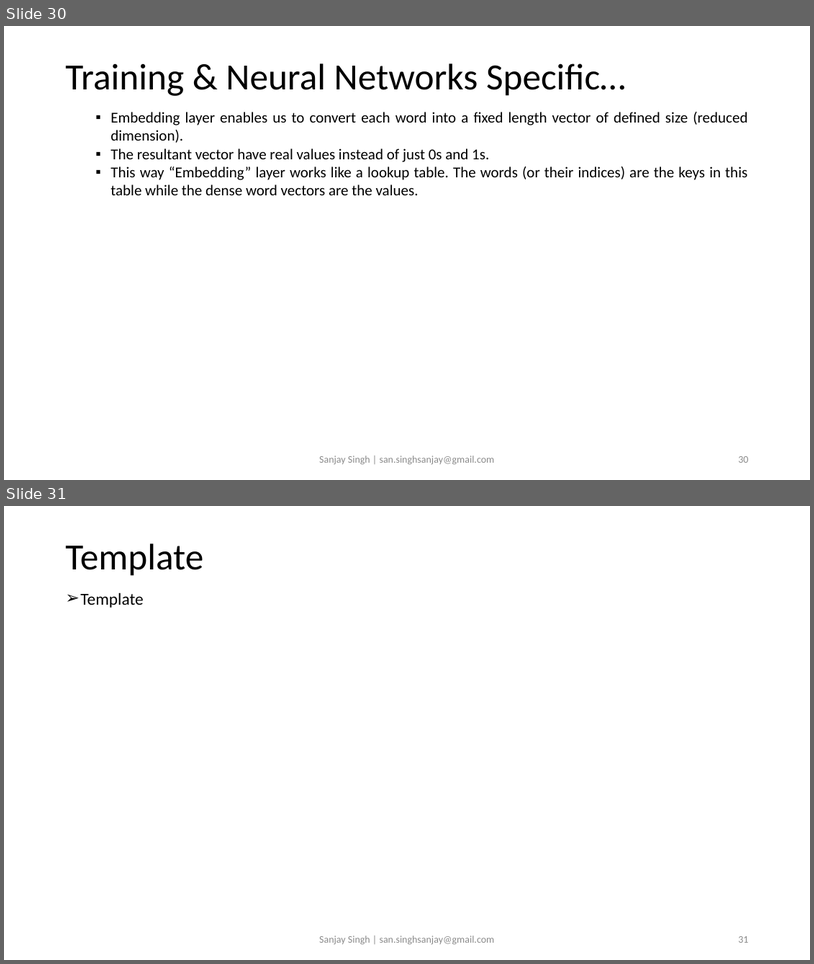
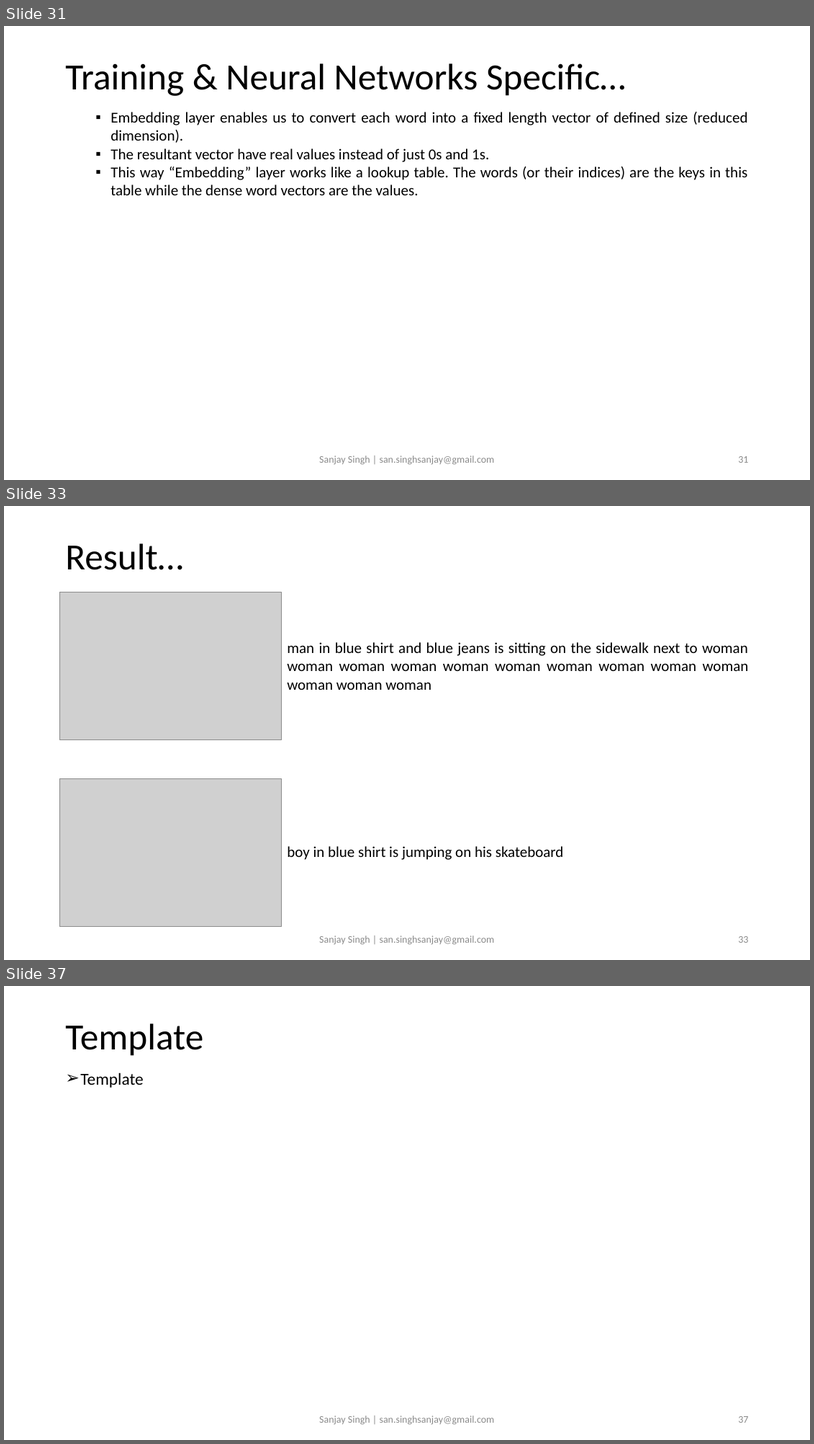
Before and after one commit to sansinghsanjay/Flickr8k_ImageCaptioning, a slide deck: readme.pptx. Shown one above the other, each under a label of ours: slides 30 and 31 before the commit, slides 31, 33 and 37 after it; the slides between them are not shown. The pictures are 814x964 and 814x1444 pixels, drawn with LibreOffice and Linux fonts; fonts in the diff are those of the drawing; grey boxes stand for pictures. Boxes give left, top, right and bottom in pixels: in the first picture for what was removed or moved away, otherwise in the second. Text is boxed around its words. In the diff, an @@ line names an element or a change of style, - is before the commit and + after.

```diff
--- a/readme.pptx
+++ b/readme.pptx
@@ slide 33 added at [4, 506, 810, 960], background #FFFFFF @@
@@ title added at [65, 543, 183, 570], 44 pt, text #000000 @@
+Result…
@@ picture added at [59, 592, 282, 739] @@
@@ text added at [287, 642, 749, 690], 18 pt, text #000000 @@
+man in blue shirt and blue jeans is sitting on the sidewalk next to woman woman woman woman woman woman woman woman woman woman woman woman woman
@@ picture added at [59, 779, 282, 926] @@
@@ text added at [287, 846, 564, 860], 18 pt, text #000000 @@
+boy in blue shirt is jumping on his skateboard
@@ text added at [319, 935, 495, 944], 12 pt, text #8C8C8C @@
+Sanjay Singh | san.singhsanjay@gmail.com
@@ page number added at [738, 936, 748, 942], 12 pt, text #8C8C8C @@
+33
@@ what was slide 30 is now slide 31 @@
@@ page number at [738, 456, 748, 462]: text changed @@
-30
+31
@@ what was slide 31 is now slide 37 @@
@@ page number at [738, 1416, 748, 1422]: text changed @@
-31
+37
```
Also in this commit, not shown: 3 slides changed, 5 other slides added, 1 other file.
